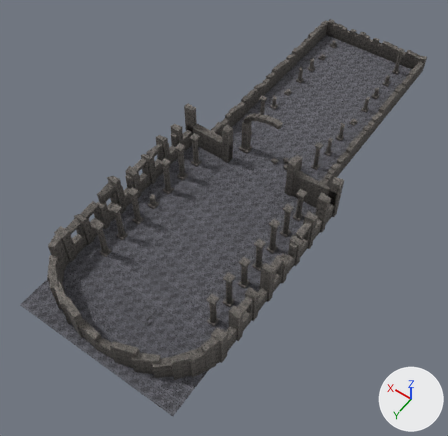
An edit to the glTF model Asset/Models/GameObject/Stage/RuinedRoad/RuinedRoad.gltf, drawn before and after from the same camera.
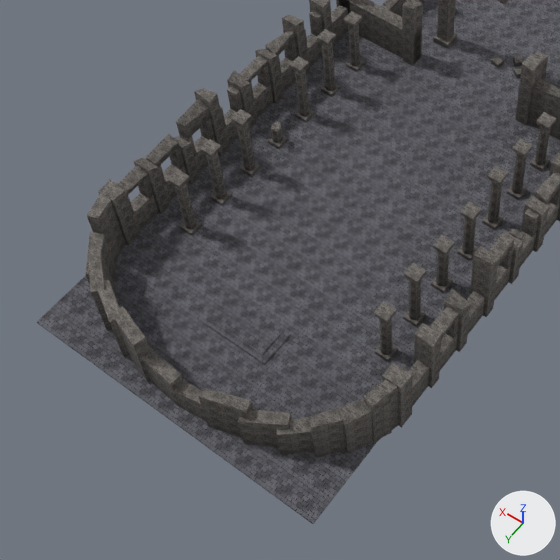
Each version is shown whole from a 50 mm lens placed at (-56.9, 147.1, 122.9), pointed at (-1.6, 69.7, 1.2), then close up on the part from 0% to 69% of the width and 29% to 100% of the height. Every picture has the same lights, and +X, +Y and +Z are marked at lower right. The older version's two pictures come first. Vertices at exactly the same position are counted once.

Before the edit, the objects in view are built like this:
```python
me_ruinedroad = bpy.data.meshes.new('RuinedRoad')
me_ruinedroad.from_pydata(...)  # 12152 vertices, 18300 faces; spans x -23.4..23.4, y -13.4..116.0, z -0.2..15.1
# faces by material slot: [14616, 3684]
me_ruinedroad.materials.append(mat_pavement)
me_ruinedroad.materials.append(mat_stonewall)
ob_ruinedroad = bpy.data.objects.new('RuinedRoad', me_ruinedroad)
ob_ruinedroad.location = (0.0, 0.0, 0.0)
```
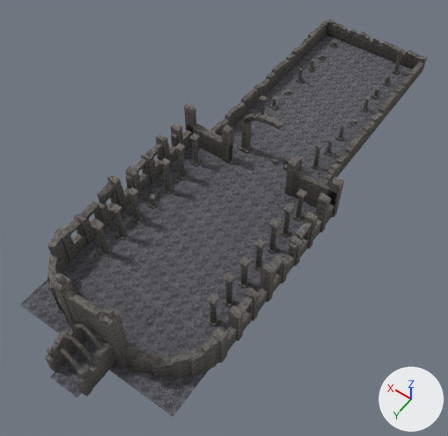
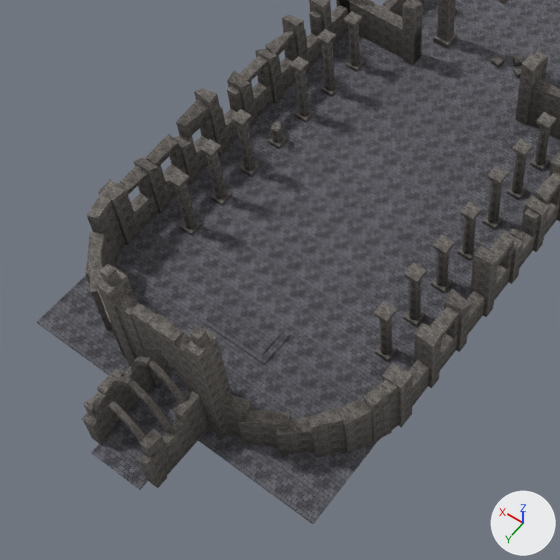
What differs and where, as boxes (x1, y1, x2, y2) in the close-ups (560 x 560 px):
part 1 of me_ruinedroad, added (mostly hidden): after (169, 370, 190, 395)
part 2 of me_ruinedroad, added: after (164, 388, 181, 398)
part 3 of me_ruinedroad, added: after (158, 382, 168, 391)
part 4 of me_ruinedroad, added: after (165, 399, 179, 414)
part 5 of me_ruinedroad, added: after (156, 392, 173, 408)
part 6 of me_ruinedroad, added: after (147, 386, 164, 401)
part 7 of me_ruinedroad, added (mostly hidden): after (168, 415, 176, 426)
part 8 of me_ruinedroad, added: after (162, 408, 174, 421)
part 9 of me_ruinedroad, added: after (146, 401, 164, 417)
part 10 of me_ruinedroad, added: after (137, 398, 155, 410)
part 11 of me_ruinedroad, added: after (147, 418, 162, 432)
part 12 of me_ruinedroad, added: after (138, 411, 156, 427)
part 13 of me_ruinedroad, added: after (128, 404, 146, 420)
part 14 of me_ruinedroad, added: after (143, 428, 151, 436)
part 15 of me_ruinedroad, added: after (129, 420, 147, 433)
part 16 of me_ruinedroad, added: after (119, 414, 137, 430)
part 17 of me_ruinedroad, built on: before (142, 347, 206, 421); after (82, 264, 232, 490)

What the commit changed:
me_ruinedroad is used by ob_ruinedroad; location (0.0, 0.0, 0.0).
me_ruinedroad had 12152 vertices, 18300 faces and spanned x -23.4..23.4, y -13.4..116.0, z -0.2..15.1.
me_ruinedroad now has 13438 vertices, 20244 faces and spans x -23.4..23.4, y -13.4..124.4, z -0.2..22.1.
me_ruinedroad part 1: a new loose piece, a box spanning x -3.6..3.6, y 111.2..112.6, z 0.29..0.49, in mat_pavement.
me_ruinedroad part 2: a new loose piece, a box spanning x 0.76..2.28, y 112.4..113.9, z 0.28..0.48, in mat_pavement.
me_ruinedroad part 3: a new loose piece, a box spanning x 2.28..3.8, y 112.4..113.9, z 0.28..0.48, in mat_pavement.
me_ruinedroad part 4: a new loose piece, a box spanning x -0.76..0.76, y 113.9..115.4, z 0.28..0.48, in mat_pavement.
me_ruinedroad part 5: a new loose piece, a box spanning x 0.76..2.28, y 113.9..115.4, z 0.29..0.49, in mat_pavement.
me_ruinedroad part 6: a new loose piece, a box spanning x 2.28..3.8, y 113.9..115.4, z 0.27..0.47, in mat_pavement.
me_ruinedroad part 7: a new loose piece, a box spanning x -2.28..-0.76, y 115.4..116.9, z 0.28..0.48, in mat_pavement.
me_ruinedroad part 8: a new loose piece, a box spanning x -0.76..0.76, y 115.4..116.9, z 0.27..0.47, in mat_pavement.
me_ruinedroad part 9: a new loose piece, a box spanning x 0.76..2.28, y 115.4..116.9, z 0.29..0.49, in mat_pavement.
me_ruinedroad part 10: a new loose piece, a box spanning x 2.28..3.8, y 115.4..116.9, z 0.28..0.48, in mat_pavement.
me_ruinedroad part 11: a new loose piece, a box spanning x -0.76..0.76, y 116.9..118.4, z 0.28..0.48, in mat_pavement.
me_ruinedroad part 12: a new loose piece, a box spanning x 0.76..2.28, y 116.9..118.4, z 0.27..0.47, in mat_pavement.
me_ruinedroad part 13: a new loose piece, a box spanning x 2.28..3.8, y 116.9..118.4, z 0.28..0.48, in mat_pavement.
me_ruinedroad part 14: a new loose piece, a box spanning x -0.76..0.76, y 118.4..119.9, z 0.28..0.48, in mat_pavement.
me_ruinedroad part 15: a new loose piece, a box spanning x 0.76..2.28, y 118.4..119.9, z 0.28..0.48, in mat_pavement.
me_ruinedroad part 16: a new loose piece, a box spanning x 2.28..3.8, y 118.4..119.9, z 0.27..0.47, in mat_pavement.
me_ruinedroad part 17: 16 vertices removed from x -5.4..5.4, y 112.0..114.2, z 0.0..5.9; 1062 vertices added at x -7.3..7.3, y 111.2..124.4, z 0.0..22.1.
Other edits to the shape of me_ruinedroad do not show in these pictures.
